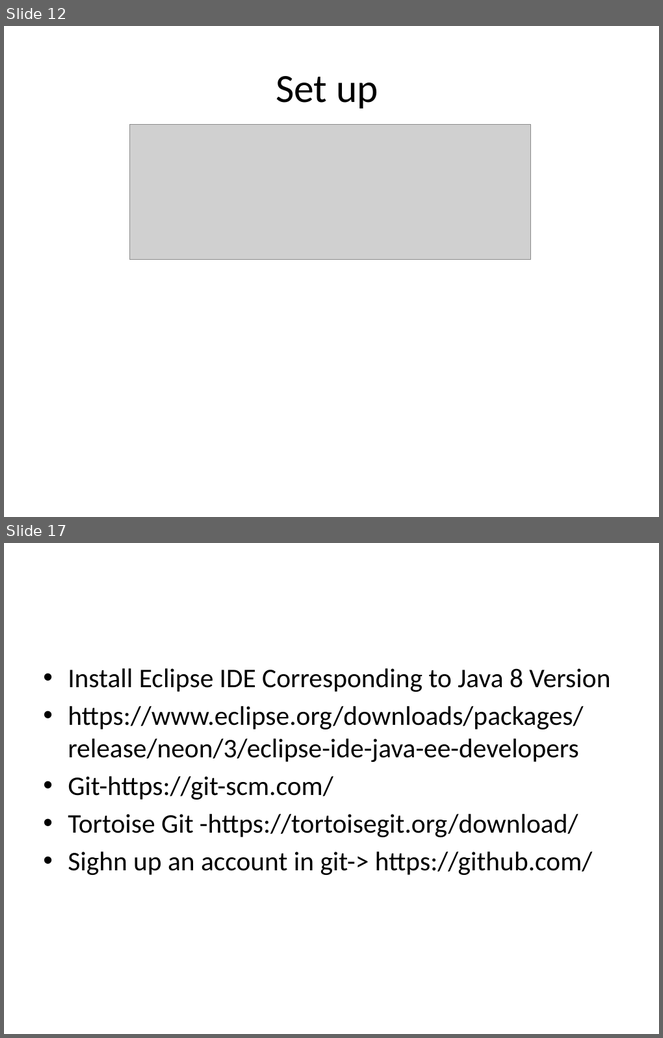
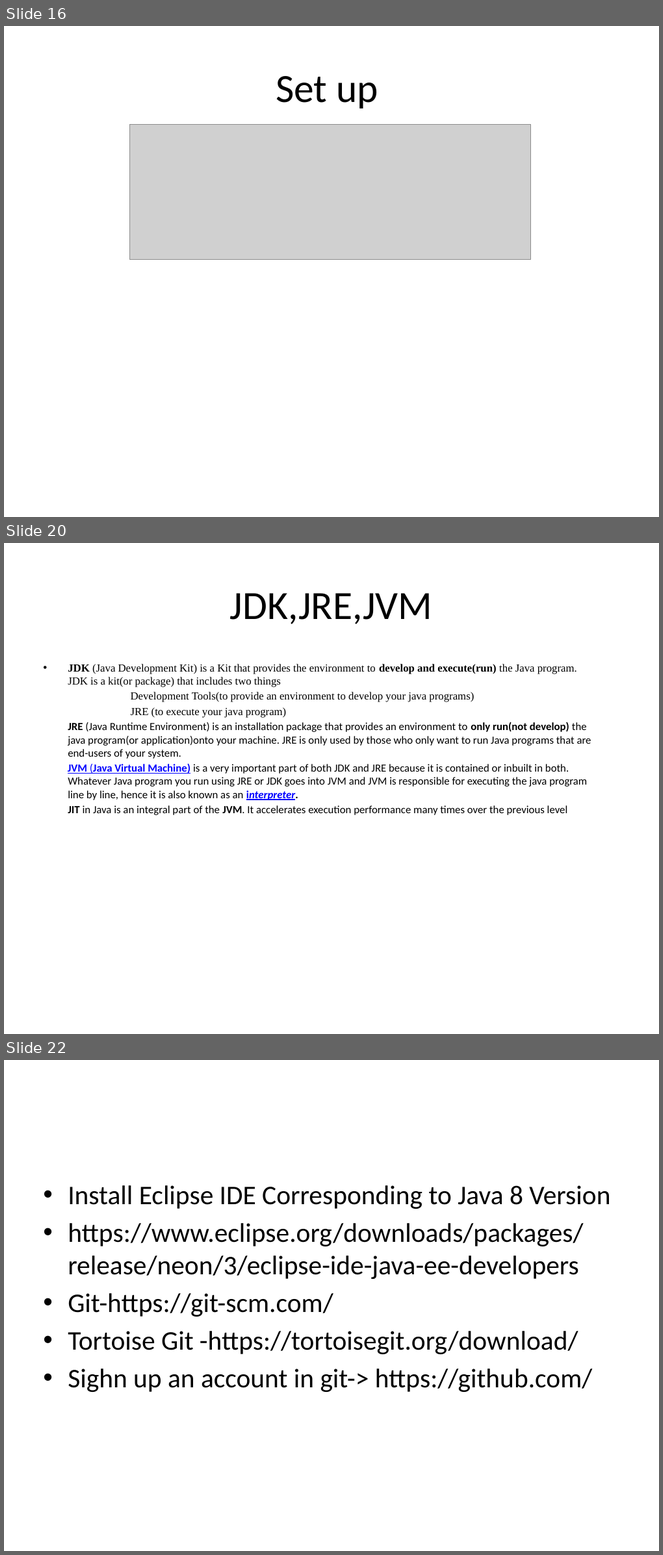
Before and after one commit to Venkivalient/JavaCourse, a slide deck: Java Course.pptx. Shown one above the other, each under a label of ours: slides 12 and 17 before the commit, slides 16, 20 and 22 after it; the slides between them are not shown. The pictures are 663x1038 and 663x1555 pixels, drawn with LibreOffice and Linux fonts; fonts in the diff are those of the drawing; grey boxes stand for pictures. Boxes give left, top, right and bottom in pixels: in the first picture for what was removed or moved away, otherwise in the second. Text is boxed around its words. In the diff, an @@ line names an element or a change of style, - is before the commit and + after.

```diff
--- a/Java Course.pptx
+++ b/Java Course.pptx
@@ slide 20 added at (x1=4, y1=543, x2=659, y2=1034), background #FFFFFF @@
@@ title added at (x1=230, y1=593, x2=433, y2=624), 44 pt, text #000000 @@
+JDK,JRE,JVM
@@ text added at (x1=68, y1=664, x2=592, y2=815), 12 pt, text #000000 @@
+• JDK (Java Development Kit) is a Kit that provides the environment to develop and execute(run) the Java program. JDK is a kit(or package) that includes two things
+Development Tools(to provide an environment to develop your java programs)
+JRE (to execute your java program)
+JRE (Java Runtime Environment) is an installation package that provides an environment to only run(not develop) the java program(or application)onto your machine. JRE is only used by those who only want to run Java programs that are end-users of your system.
+JVM (Java Virtual Machine) is a very important part of both JDK and JRE because it is contained or inbuilt in both. Whatever Java program you run using JRE or JDK goes into JVM and JVM is responsible for executing the java program line by line, hence it is also known as an interpreter.
+JIT in Java is an integral part of the JVM. It accelerates execution performance many times over the previous level
@@ what was slide 12 is now slide 16 @@
@@ what was slide 17 is now slide 22 @@
```
Also in this commit, not shown: 8 other slides added, 3 slides removed.
